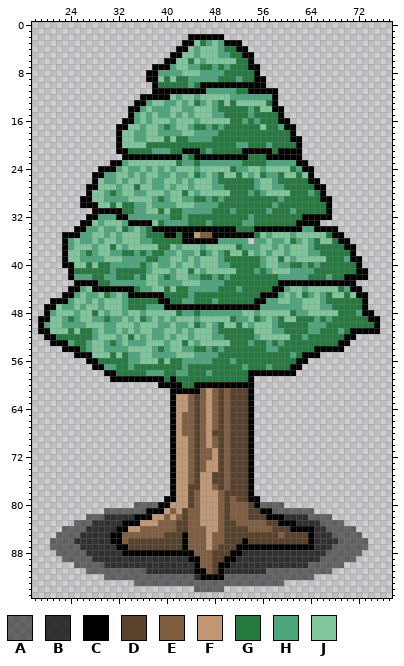
A sprite sheet gets an edit: Assets/Sprites/Scenery/GT17_tree.png. That is the earlier state.
The file is 96x96 pixels. Colours within 5 levels of each other are drawn and written as one. Shown: x 18..77, y 0..95.
Palette (. is transparent): A #00000080  B #000000c0  C #000000  D #59422c  E #815e40  F #c19873  G #257a40  H #4da67e  J #7fc79b
Pixels before, first column x 19:
 2 .........................CCCCCC..........................
 3 ........................CCJGHJHCCC.......................
 4 .......................CCJHJJJHGGCC......................
 5 ......................CCJJHJJJHHGGCC.....................
 6 .....................CCJJGJHJJJJJGGC.....................
 7 ...................CCCHJJHHGGHGHGGGCC....................
 8 ..................CCHHHHJJJHHHHGGGGGC....................
 9 ..................CCJGJGGHHHHHGGGHGGCC...................
10 ...................CGGGGGHGCCCCCCCCCCC...................
11 ...................CCCCCCCCCHHHHHGGCCCCC.................
12 .................CCCCCJHJJHJJJJJHHHHHHHC.................
13 ................CCHJJHHJHJGHJHGJGJJJJJGC.................
14 ...............CCHJHHHJJHHJJJHGGGGGHGJJCC................
15 ...............CHJHJHHJHJHJJJHHGGGGHGGGGC................
16 ..............CCHJHJJJHJJJHJJJJJGGHGHGGGCC...............
17 .............CCJJHJJHGHJJHGGHGHGGGGGGJGGHCC..............
18 .............CJJHHJJHHHHJJHHHHGGGGGGGGGGGGC..............
19 .............CJJHHJJJGJGGHHHHGGGGGGGGGGGGGCC.............
20 .............CJJJJGGGGGGGGGGGGGGGHHGGGHGGGGC.............
21 .............CCGGGGHHHGGCCCGHGGGGGCCCCCGCCCC.............
22 ..............CCCCCCCCCCHGCCCCCCCCCGGGCCCCCC.............
23 ............CCHJJJJJJJJGHHGHHHHHHHGGGGHHHHHCC............
24 ..........CCCHJHHJHJHJHJJJHJJJJJGHHJJHJJJJGHCC...........
25 .........CCHHJJHJHJJHHJHHJGHJHGJJGJHJGHHGJJGJC...........
26 .........CJHHJHJJHJHHJJHJHJJJHGGGGGGHJJHGGGGGCC..........
27 ........CCJJJHJJGJJHHJHJJHJJJHHGGGGGHJJHHGGGGGCC.........
28 ........CJJHGHJJHHJJJHJJGJHJJJJJGGGHGHJJJJGGGHGC.........
29 .......CCJJHHHHJJJJHGHJJHHGGHGHGGGGGGGGGHGGGGGGCC........
30 .......CCCJJGJGGHHJHHHHJJJHHHHGGGGGGGGGHGGGGGGGGC........
31 .........CCCCCGGHHJJGJGGHHHHHGGGHGGGGGHGGGHGGGGGC........
32 ........CCHHHCCHHHHHHHGGHGGGGGGGGGGHGGGGGGGGCCCCC........
33 .......CCJHJJJHCCCCJGHHHHGGGHGGGGGHHGGGGGGGCCCC..........
34 ......CCHHJHHJGHJHGCCCCCCCCCCCCCCGGGCCCCCCCCHHCCCC.......
35 ....CCCHHJJHJHJJJHGGGCCGCCFEECCCCCCCGJHJJJHJJJJJGCC......
36 ....CHJHHJHJJHJJJHHGGGGGCCCCCCHHHHH.HHJHHJGHJHGJJGCC.....
37 ....CHJJJHJJGJHJJJJJGGJHJJJHJJJJJGHHHJJHJHJJJHGGGGGCC....
38 ....CJJHGHJJHHGGHGHGGHHJHHJGHJHGJJGJHJHJJHJJJHHGGGGGC....
39 ....CJJHHHHJJJHHHHGGHHJJHJHJJJHGGGGGGHJJGJHJJJJJGGGHCC...
40 ....CCJJGJGGHHHHHGHJHHJHJJHJJJHHGGGGGHJJHHGGHGHGGGGGGC...
41 .....CGGGGGGHGGGGGHJJJHJJGJHJJJJJGGGHGHJJJHHHHGGGGGGGCC..
42 .....CHHHGGHHGGGHGJJHGHJJHHGGHGHGGGGGGGGHHHHHGGGHGGCCCC..
43 ......CCCCGGHHHHHHJJHHHHJJJHHHHGGGGGGGGGCCCCCCCCCCCCC....
44 .....CCHJCCCCCCCGHHJJGJGGHHHHHGGGHGGGGGCCHJJHJJJJJGHCC...
45 ....CCHJHHJGHJHCCCCCCGGGGHGGGGGGGGGGGCCCHJHJGHJHGJJGJCC..
46 ..CCCHJJHJHJJJHGGGGGCCGGHHGGGHGGGGGGCCHHJJHHJJJHGGGGGGC..
47 .CCJHHJHJJHJJJHGGGHHHCCCCCCCCCCCCCCCCHHHHHHHJJJHHGGGGGC..
48 .CHJJJHJJGJHJJHJJHJJJJJGHHGHHHHHHHJJHJJJJJGHHJJJJJGGGHCC.
49 CCJJHGHJJHHGHHJHJGHJHJHJJJHJJJJJGHHJGHJHGJJGGGHGHGGGGGGCC
50 CHJJHHHHJJJHHJJJHJJJHHJHHJGHJHGJJGJHJJJHGGGGGHHHGGGGGGGGC
51 CCJJJGJGGHJHHJHJHJJHHJJHJHJJJHGGGGGGJJJHHGGGGHHGGGHGCCCCC
52 .CCGGGGGGHJJJHJGJHJHHJHJJHJJJHHGGGGGHJJJJJGGHGGGGGGCC....
53 ..CCCHGGHJJHGHJHHHJJJHJJGJHJJJJJGGGHGGHGHGGGGGGGGGCC.....
54 ....CCCGHJJHHHHJJJJHGHJJHHGGHGHGGGGGGGHHGGGGGGCCCCC......
55 ......CCCJJJGJGHHJJHHHHJJJHHHHGGGGGGGGGGGGHGCCC..........
56 ........CCGGGGGHHJJJGJGGHHHHHGGGHGGGGGGGGGGCC............
57 .........CCHHGGHGGGGGGGGHGGGGGGGGGHGGGHGGGCC.............
58 ...........CCGGGGGHHHGGHHGGGHGGGGGGCCCCCCCC..............
59 ............CCCCCCCCCGCGGGGGGGGGGGGC.....................
60 ....................CCCCGGCCCCCCCCCC.....................
61 ......................CCCCCEFEDEDDDC.....................
62 ......................CFFEDEFEDEDDDC.....................
63 ......................CFFEDEFEDEDDDC.....................
64 ......................CFFEDEFEDEDDDC.....................
65 ......................CFEEDEFEDEDDDC.....................
66 ......................CFEEDEFEDEDDDC.....................
67 ......................CFEEDEFEDEDDDC.....................
68 ......................CFEEDEFDDEDDDC.....................
69 ......................CFFEDEFEDEDDDC.....................
70 ......................CFFEDEFEDEDDDC.....................
71 ......................CFFEDEEFDEDDDC.....................
72 ......................CFFEDEEFDEDDDC.....................
73 ......................CFFEDEFFDEDDDC.....................
74 ......................CFFEDEFFDEDDDC.....................
75 ......................CFFEDFFDDEDDDC.....................
76 ......................CFFEDFFDDEDDDC.....................
77 ......................CFFDDFFEDEDDDC.....................
78 ......................CFFDEFFFEDDDDC.....................
79 .....................CCFFDEFFFEDEDDCC....................
80 ................AAAACCFFFDEFFFEDEEEDCAAAA................
81 ...........AAAAAAACCCFEFDEEFFFEDEEEDDCCAAAAAAA...........
82 ........AAABBBBBCCCFFEFEDEEFFFEDEEEDDDCCCBBBBAAAA........
83 ......AAABBBBBCCCFFFEEEDDEEFFFEDDEEEEEDDCCCBBBBAAAA......
84 ....AAAABBBBBCCFFEEEEEEDDEEEFFEDDDDEEEEDDDCCCCBBAAAAA....
85 ...AAAABBBBBCCEEEEEEEDDDCEEEFEEDDDDDDDDDEDDDDCBBBAAAAA...
86 ..AAAABBBBBBCCEDDDDDDDDDCEEEFEEDDDCDDDDDDDDDDCBBBBAAAAA..
87 ..AAAAABBBBBBCCDDDDDDDDDCEEEFEDDDCCCCCCCCCCCCCBBBAAAAAA..
88 ...AAAAABBBBBBCCCCCCCCCCCCEEEDDDCCBBBBBBBBBBBBBBAAAAAA...
89 ....AAAAABBBBBBBBBBBBBBBBCCEEDDCCBBBBBBBBBBBBBBAAAAAA....
90 ......AAAAABBBBBBBBBBBBBBBCEEDCCBBBBBBBBBBBBBAAAAAA......
91 ........AAAAAAAAAABBBBBBBBCCEDCBBBBBBBAAAAAAAAAAA........
92 ...........AAAAAAAAAAAAAAABCCCCAAAAAAAAAAAAAAA...........
93 ................AAAAAAAAAAAAAAAAAAAAAAAAA................
94 ..........................AAAAA..........................
Now the later version:
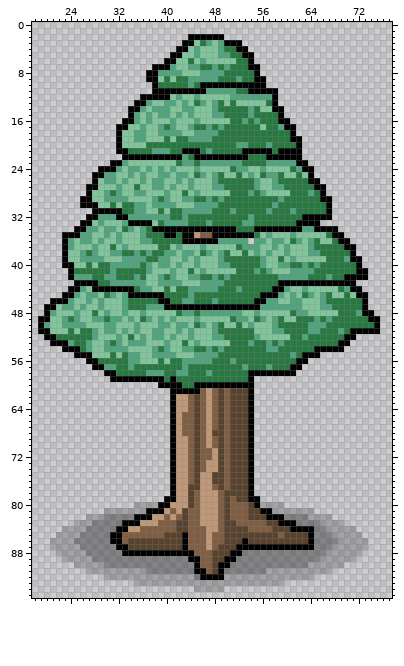
Message: Toned down tree shadow
Edits made:
colour A: #00000080 -> #00000033
colour B: #000000c0 -> #0000005c
Changed places in both pictures, as pixel boxes (x1, y1, x2, y2):
changed: (50, 502, 368, 592)
